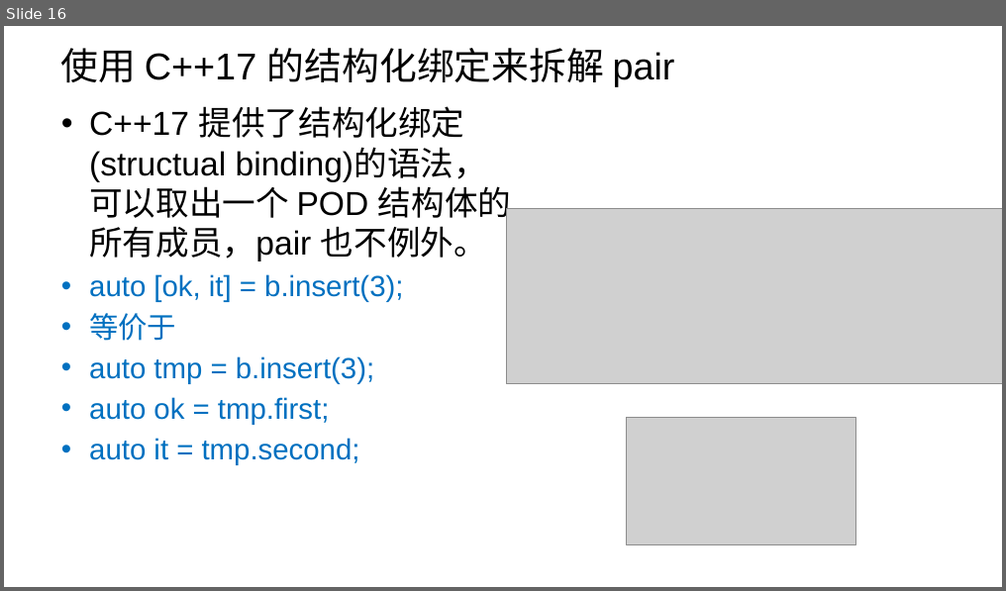
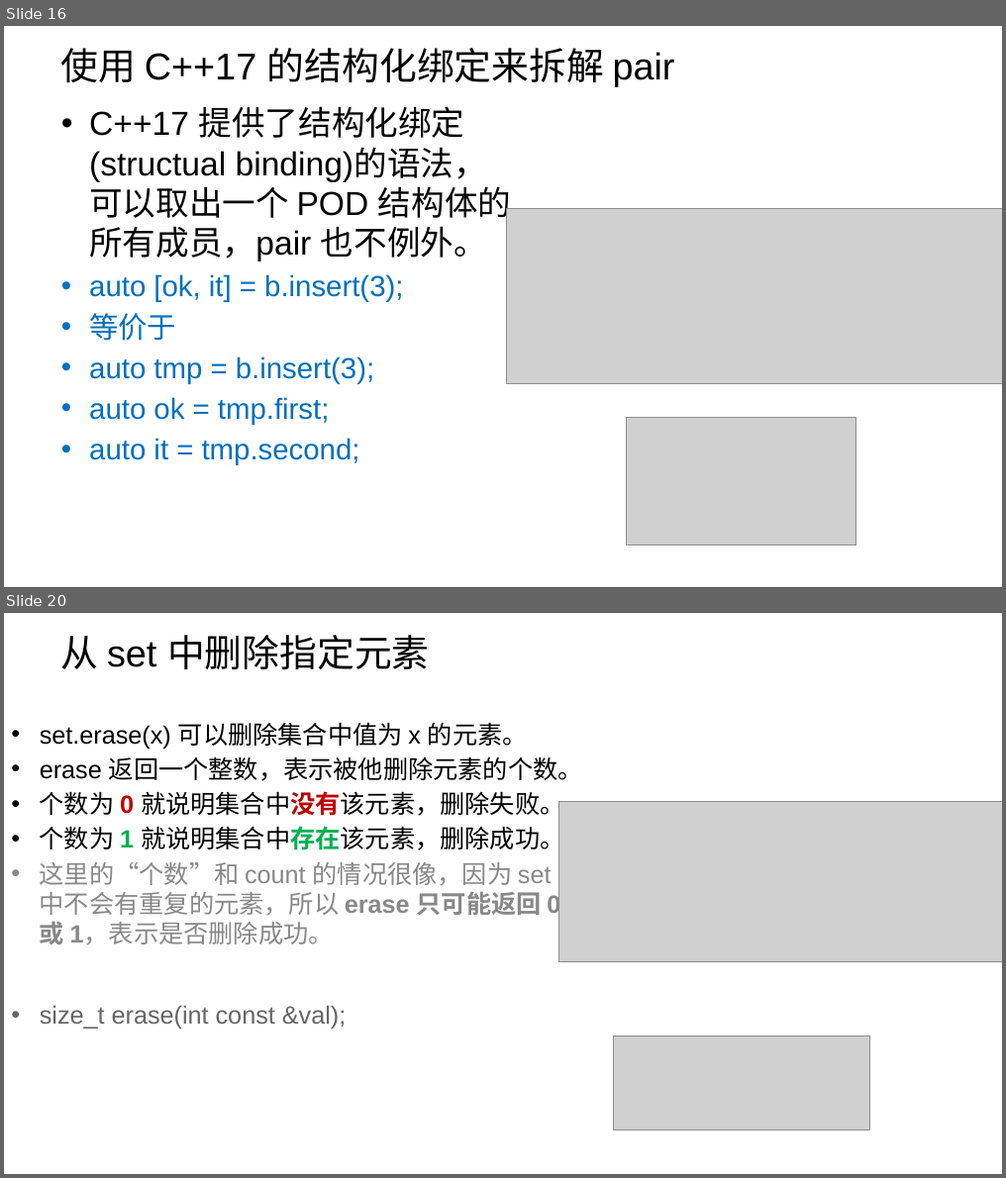
Before and after one commit to parallel101/course, a slide deck: 14/slides.pptx. Shown one above the other, each under a label of ours: slide 16 before the commit, slides 16 and 20 after it; the slides between them are not shown. The pictures are 1006x591 and 1006x1178 pixels, drawn with LibreOffice and Linux fonts; fonts in the diff are those of the drawing; grey boxes stand for pictures; background and template pictures are left out. Boxes give left, top, right and bottom in pixels: in the first picture for what was removed or moved away, otherwise in the second. Text is boxed around its words. In the diff, an @@ line names an element or a change of style, - is before the commit and + after.

```diff
--- a/14/slides.pptx
+++ b/14/slides.pptx
@@ slide 20 added at box(4, 613, 1002, 1174), background picture (left out) @@
@@ title added at box(61, 635, 430, 669), 36 pt, text #000000 @@
+从 set 中删除指定元素
@@ text added at box(40, 722, 583, 1029), 24 pt, text #000000 @@
+• set.erase(x) 可以删除集合中值为 x 的元素。
+• erase 返回一个整数，表示被他删除元素的个数。
+• 个数为 0 就说明集合中没有该元素，删除失败。
+• 个数为 1 就说明集合中存在该元素，删除成功。
+• 这里的“个数”和 count 的情况很像，因为 set 中不会有重复的元素，所以 erase 只可能返回 0 或 1，表示是否删除成功。
+• size_t erase(int const &val);
@@ picture added at box(558, 801, 1002, 961) @@
@@ picture added at box(614, 1036, 871, 1131) @@
```
Also in this commit, not shown: 2 slides changed, 21 other slides added, 12 other files.
